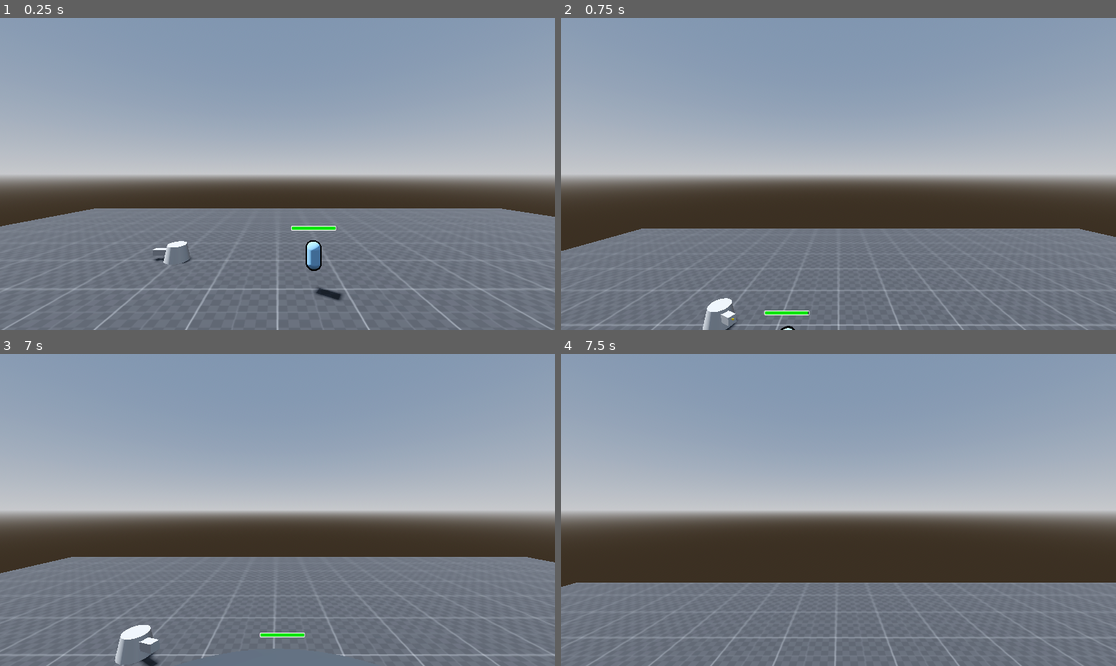
Above: before the commit, frames 1-4 (two rows, left to right).
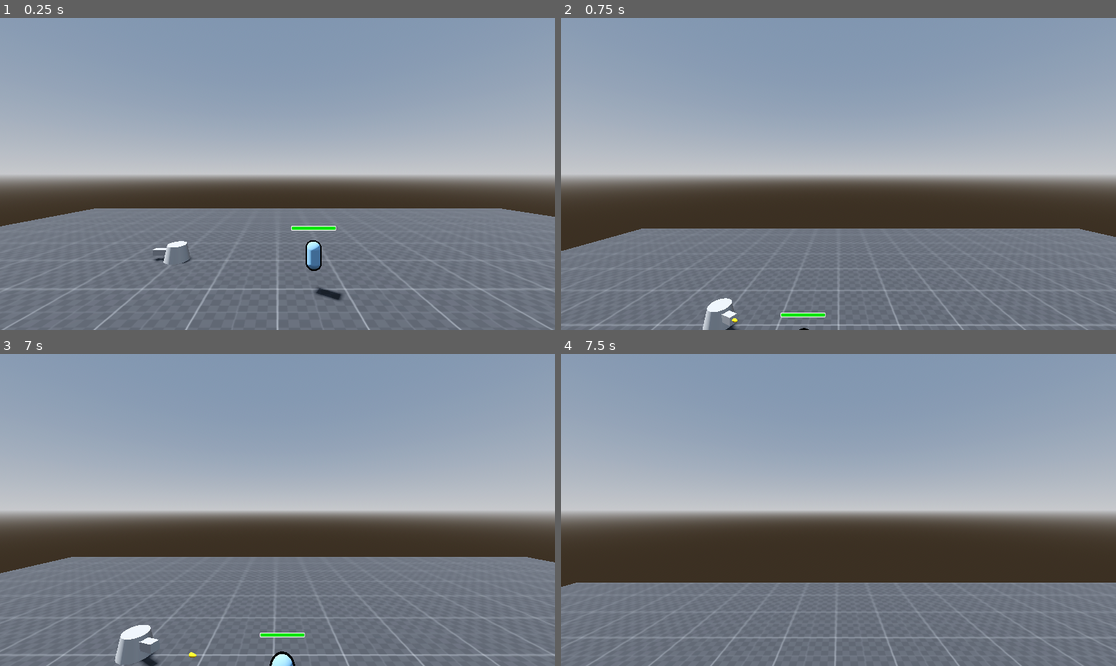
Above: after the commit, the same moments.

Repository: Acux-Dev/tdmonsters
Game: Godot game, scene res://Scenes/Terrain/testTerrain.tscn
Two runs of this game, one before a commit and one after it. Both use one fixed random seed, a clock stepped at 60 frames per second and the inputs below. The project has no main scene, so this scene is started directly.
Inputs (mouse positions are in pixels of both pictures, inside the frame that each line leads up to):
- Up to frame 1 (0.25 s): no input
- Up to frame 2 (0.75 s): tap Enter (ui_accept) at 0.5 s; move the mouse to (866, 174) at 0.52 s; press the mouse at (866, 174) at 0.53 s; hold W (forward) from 0.53 s (still down)
- Up to frame 3 (7 s): tap Enter (ui_accept) at 0.77, 1.52, 2.75, 3.02, 3.77, 4.52, 5.75, 6.02, 6.77 s; move the mouse to (249, 510) at 1.27 s; release the mouse at (249, 510) at 1.28 s; tap Ctrl (crouch) at 1.35 s; move the mouse to (288, 503) at 2.02 s; hold Alt (free_look) 2.03-2.78 s; move the mouse to (271, 516) at 2.77 s; tap Shift (sprint) at 2.85 s; click (271, 516) at 2.92 s; tap F1 (debug_reset) at 3.5, 6.5 s; move the mouse to (316, 513) at 3.52 s; tap O at 3.6 s; move the mouse to (233, 506) at 4.27 s; tap U at 4.35 s; move the mouse to (283, 510) at 5.02 s; tap Tab at 5.1 s; click (283, 510) at 5.17 s; move the mouse to (255, 503) at 5.77 s; release W (forward) at 5.78 s; hold D (right) 5.78-6.53 s; click (255, 503) at 5.85 s; move the mouse to (305, 510) at 6.52 s; hold W (forward) from 6.53 s (still down); hold Ctrl (crouch) from 6.53 s (still down)
- Up to frame 4 (7.5 s): keep holding W (forward); move the mouse to (810, 510) at 7.27 s; release Ctrl (crouch) at 7.28 s; tap Alt (free_look) at 7.35 s; click (810, 510) at 7.42 s

Frame 1 is identical in both runs. In frame 2, 0.3% of the frame differs, in the area x 28-48%, y 89-100%; in frame 3, 0.3%, in the area x 34-63%, y 94-100%; in frame 4, nothing differs.

Commit message:
Fix: bullet not facing enemy in first frame when spawned

Diff:
--- a/Scenes/Assets/Bullet/bullet.gd
+++ b/Scenes/Assets/Bullet/bullet.gd
@@ -1,12 +1,8 @@
 extends CharacterBody3D
 
 var target
-var speed = 20
+var speed = 8
 var bullet_damage
-
-func _ready():
-	rotate_y(deg_to_rad(90))
-	look_at(Vector3(target.global_position.x, target.global_position.y, target.global_position.z))
 
 func _physics_process(delta):
 	if is_instance_valid(target):
--- a/Scenes/Assets/Bullet/bullet.tscn
+++ b/Scenes/Assets/Bullet/bullet.tscn
@@ -11,27 +11,28 @@
 is_hemisphere = true
 
 [sub_resource type="BoxShape3D" id="BoxShape3D_lwmi1"]
-size = Vector3(2, 1, 1)
+size = Vector3(0.1, 0.05, 0.05)
 
 [sub_resource type="BoxShape3D" id="BoxShape3D_6nleh"]
-size = Vector3(2.4, 1.2, 1.2)
+size = Vector3(0.12, 0.06, 0.06)
 
 [node name="Bullet" type="CharacterBody3D"]
-transform = Transform3D(0.05, 0, 0, 0, 0.05, 0, 0, 0, 0.05, 0, 0, 0)
+transform = Transform3D(-4.37114e-08, 0, 1, 0, 1, 0, -1, 0, -4.37114e-08, 0, 0, 0)
+motion_mode = 1
 script = ExtResource("1_2galu")
 
 [node name="BulletMesh" type="CSGMesh3D" parent="."]
-transform = Transform3D(1.91069e-15, 4.37114e-08, -1, 1, -4.37114e-08, 0, -4.37114e-08, -1, -4.37114e-08, 0, 0, 0)
+transform = Transform3D(9.55345e-17, 2.18557e-09, -0.05, 0.05, -2.18557e-09, 1.79995e-22, -2.18557e-09, -0.05, -2.18557e-09, 0, 0, 0)
 mesh = SubResource("SphereMesh_oohfk")
 
 [node name="CollisionShape3D" type="CollisionShape3D" parent="."]
-transform = Transform3D(-4.37114e-08, 0, -1, 0, 1, 0, 1, 0, -4.37114e-08, 0, 0, -1)
+transform = Transform3D(-4.37114e-08, 0, -1, 0, 1, 0, 1, 0, -4.37114e-08, 0, 0, -0.05)
 shape = SubResource("BoxShape3D_lwmi1")
 
 [node name="Collision" type="Area3D" parent="."]
 
 [node name="CollisionShape3D" type="CollisionShape3D" parent="Collision"]
-transform = Transform3D(-4.37114e-08, 0, -1, 0, 1, 0, 1, 0, -4.37114e-08, 0, 0, -1)
+transform = Transform3D(-4.37114e-08, 0, -1, 0, 1, 0, 1, 0, -4.37114e-08, 0, 0, -0.05)
 shape = SubResource("BoxShape3D_6nleh")
 
 [connection signal="body_entered" from="Collision" to="." method="_on_collision_body_entered"]
--- a/Scenes/Player/Player.tscn
+++ b/Scenes/Player/Player.tscn
@@ -28,6 +28,7 @@
 
 [node name="Crouching_collision_shape" type="CollisionShape3D" parent="."]
 transform = Transform3D(1, 0, 0, 0, 1, 0, 0, 0, 1, 0, 0.6, 0)
+visible = false
 shape = SubResource("CapsuleShape3D_qhlu0")
 disabled = true
 
--- a/Scenes/Towers/SimpleTower/simple_tower.gd
+++ b/Scenes/Towers/SimpleTower/simple_tower.gd
@@ -20,6 +20,7 @@
 
 func shoot():
 	var temp_bullet = bullet.instantiate()
+	temp_bullet.rotation = Vector3($TowerBody/RotationPoint.rotation.x, rotation.y, 0)
 	temp_bullet.target = current_target
 	temp_bullet.bullet_damage = bullet_damage
 	get_node("BulletContainer").add_child(temp_bullet)
